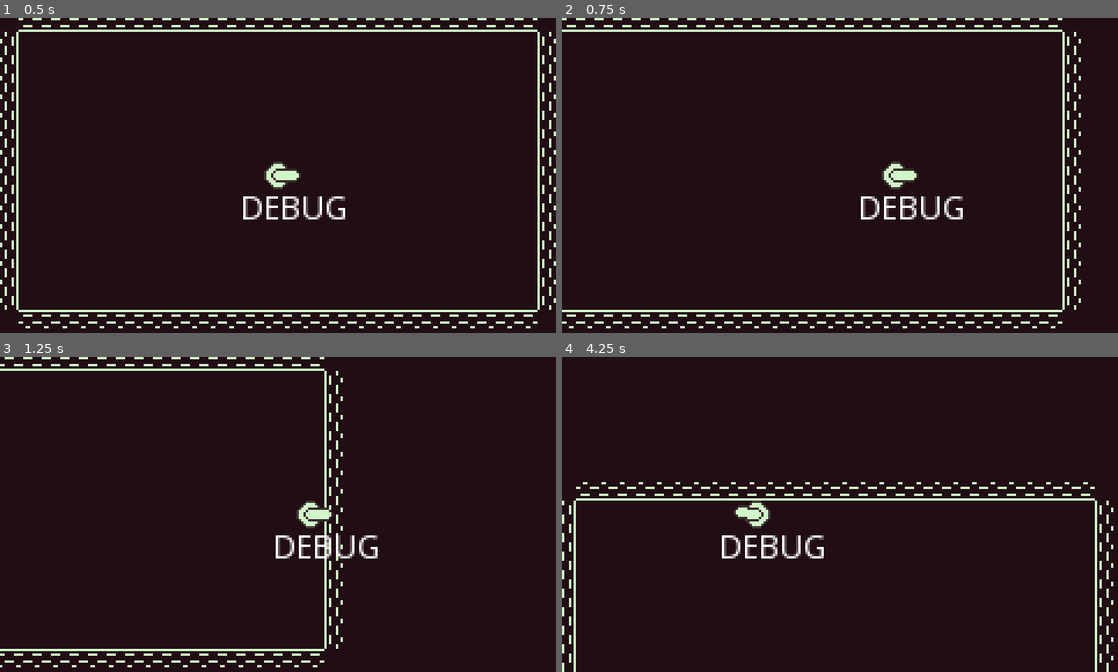
Above: before the commit, frames 1-4 (two rows, left to right).
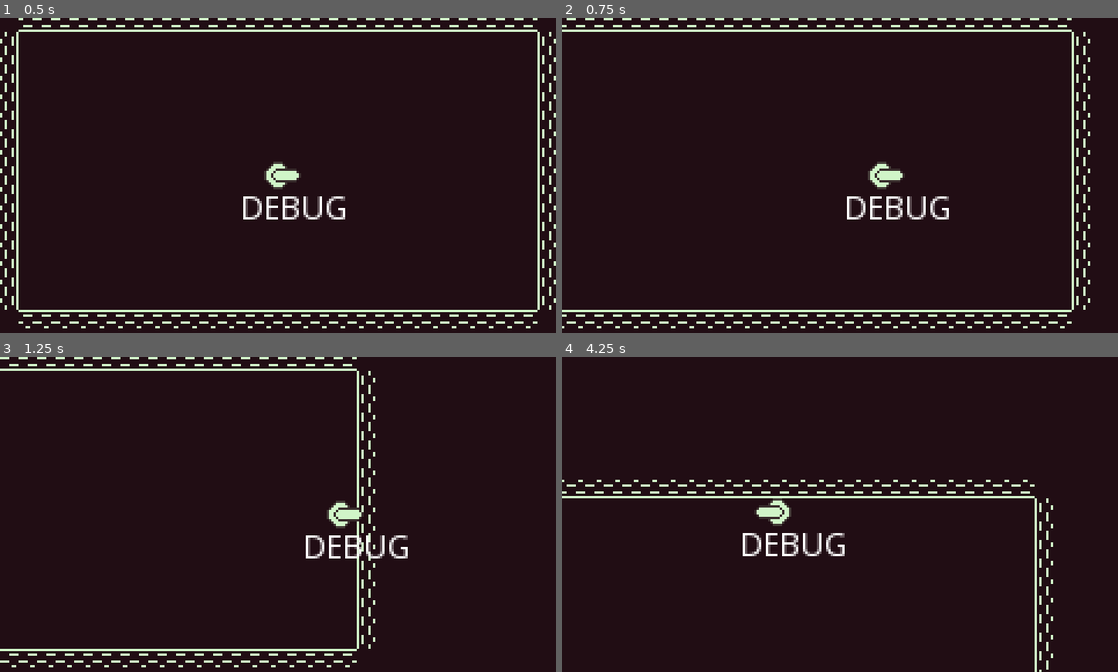
Above: after the commit, the same moments.

Repository: leafo/godot-game-1
Game: Godot game, scene res://Node.tscn
Two runs of this game, one before a commit and one after it. Both use one fixed random seed, a clock stepped at 60 frames per second and the inputs below.
Inputs:
- Up to frame 1 (0.5 s): no input
- Up to frame 2 (0.75 s): tap Enter (ui_accept) at 0.5 s; hold Right (ui_right) from 0.53 s (still down)
- Up to frame 3 (1.25 s): keep holding Right (ui_right); tap Enter (ui_accept) at 0.77 s
- Up to frame 4 (4.25 s): release Right (ui_right) at 1.28 s; hold Down (ui_down) 1.28-2.03 s; tap Enter (ui_accept) at 1.52, 2.75, 3.02, 3.77 s; hold Right (ui_right) 2.03-2.78 s; hold Up (ui_up) 2.78-3.53 s; hold Left (ui_left) from 3.53 s (still down)

Frame 1 is identical in both runs. In frame 2, 6.1% of the frame differs, in the area x 0-95%, y 0-99%; in frame 3, 4.5%; in frame 4, 6.0%.

Commit message:
add joystick support with deadzone/normalization

Diff:
--- a/Player.gd
+++ b/Player.gd
@@ -1,7 +1,7 @@
 extends KinematicBody2D
 
 
-var SPEED = 200
+var SPEED = 150
 var gun_direction = Vector2(1,0)
 var direction = Vector2(1,0)
 var just_shot = true
@@ -25,17 +25,38 @@
 func shoot():
 	print("shoot")
 
+func deadzone_normalize(input, min_len=0.2, max_len=0.95):
+	var l = input.length()
+	if l > max_len:
+		return input.normalized()
+
+	if l < min_len:
+		return Vector2()
+
+	var sc = (l - min_len) / (max_len - min_len)
+	return input.normalized() * sc
+
 func _physics_process(delta):
 	var movement = Vector2()
-	if Input.is_action_pressed("ui_left"):
-		movement.x = -1
-	elif Input.is_action_pressed("ui_right"):
-		movement.x = 1
+	var have_joystick = false
 
-	if Input.is_action_pressed("ui_up"):
-		movement.y = -1
-	elif Input.is_action_pressed("ui_down"):
-		movement.y = 1
+	var joy_movement = Vector2(Input.get_joy_axis(0, JOY_AXIS_0), Input.get_joy_axis(0, JOY_AXIS_1))
+	if joy_movement.length_squared() > 0:
+		joy_movement = deadzone_normalize(joy_movement)
+		if joy_movement.length_squared() > 0:
+			movement = joy_movement
+			have_joystick = true
+
+	if not have_joystick:
+		if Input.is_action_pressed("ui_left"):
+			movement.x = -1
+		elif Input.is_action_pressed("ui_right"):
+			movement.x = 1
+
+		if Input.is_action_pressed("ui_up"):
+			movement.y = -1
+		elif Input.is_action_pressed("ui_down"):
+			movement.y = 1
 
 
 	if Input.is_action_pressed("ui_accept"):
